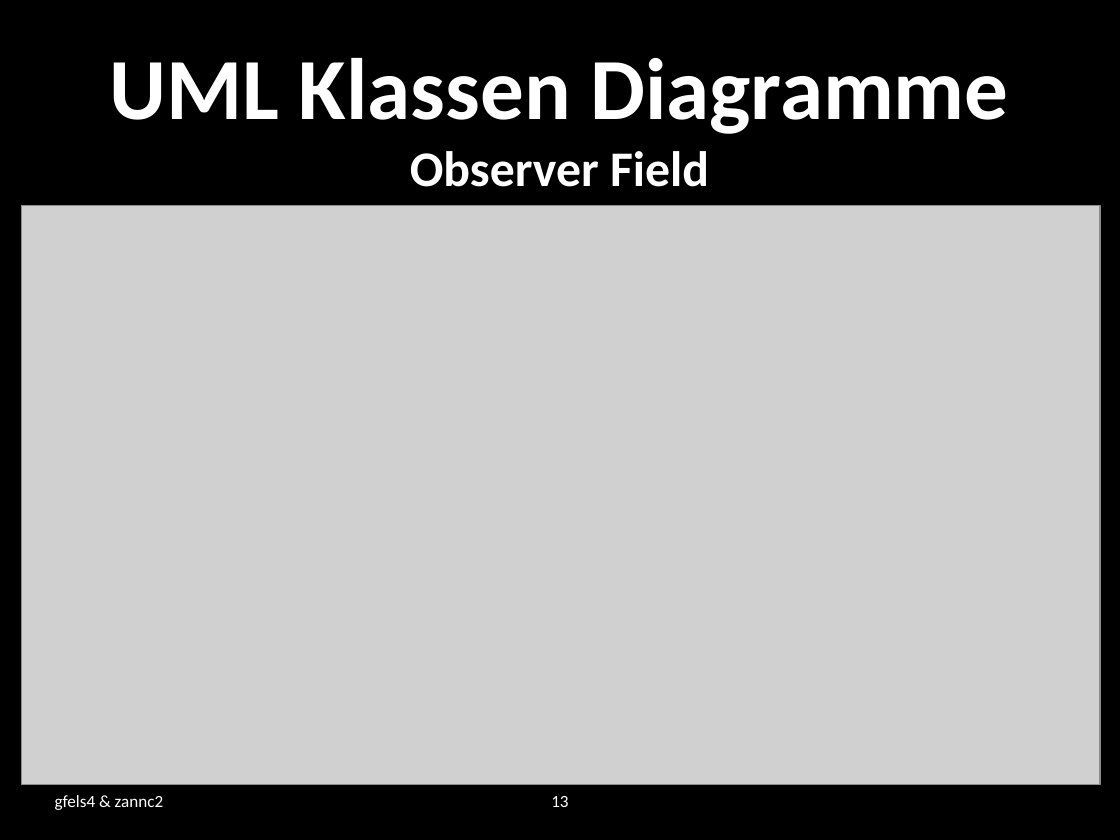
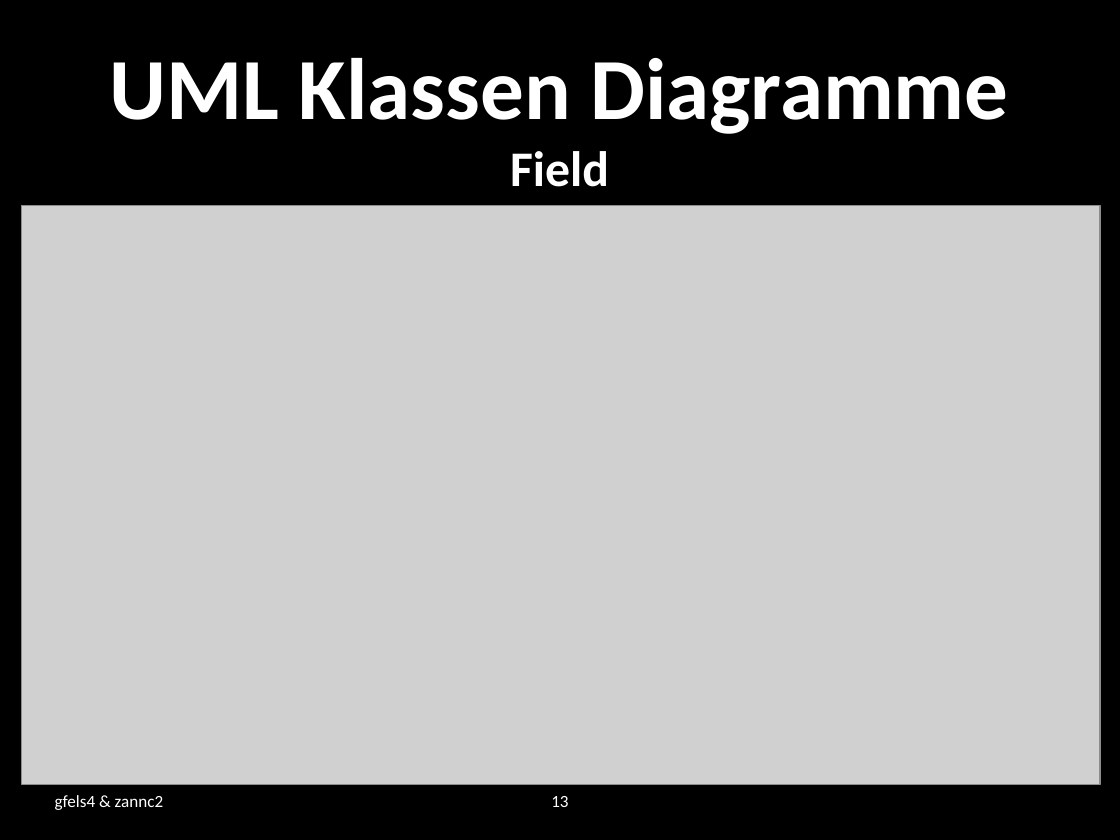
Before and after one commit to zannc2/SearchRobot, a slide deck: slide 13 of SearchRobot/doc/presentation.pptx. Drawn at 1120x840 pixels with LibreOffice and Linux fonts; fonts in the diff are those of the drawing; grey boxes stand for pictures; background and template pictures are left out. Boxes give left, top, right and bottom in pixels: in the first picture for what was removed or moved away, otherwise in the second. Text is boxed around its words. In the diff, an @@ line names an element or a change of style, - is before the commit and + after.

```diff
--- a/SearchRobot/doc/presentation.pptx
+++ b/SearchRobot/doc/presentation.pptx
@@ title at bbox=[110, 58, 1008, 187]: text changed @@
-UML Klassen Diagramme
-Observer Field
+UML Klassen Diagramme
+Field
```
Also in this commit, not shown: 3 other slides changed, 2 slides added, 1 slide removed, 2 other files.
